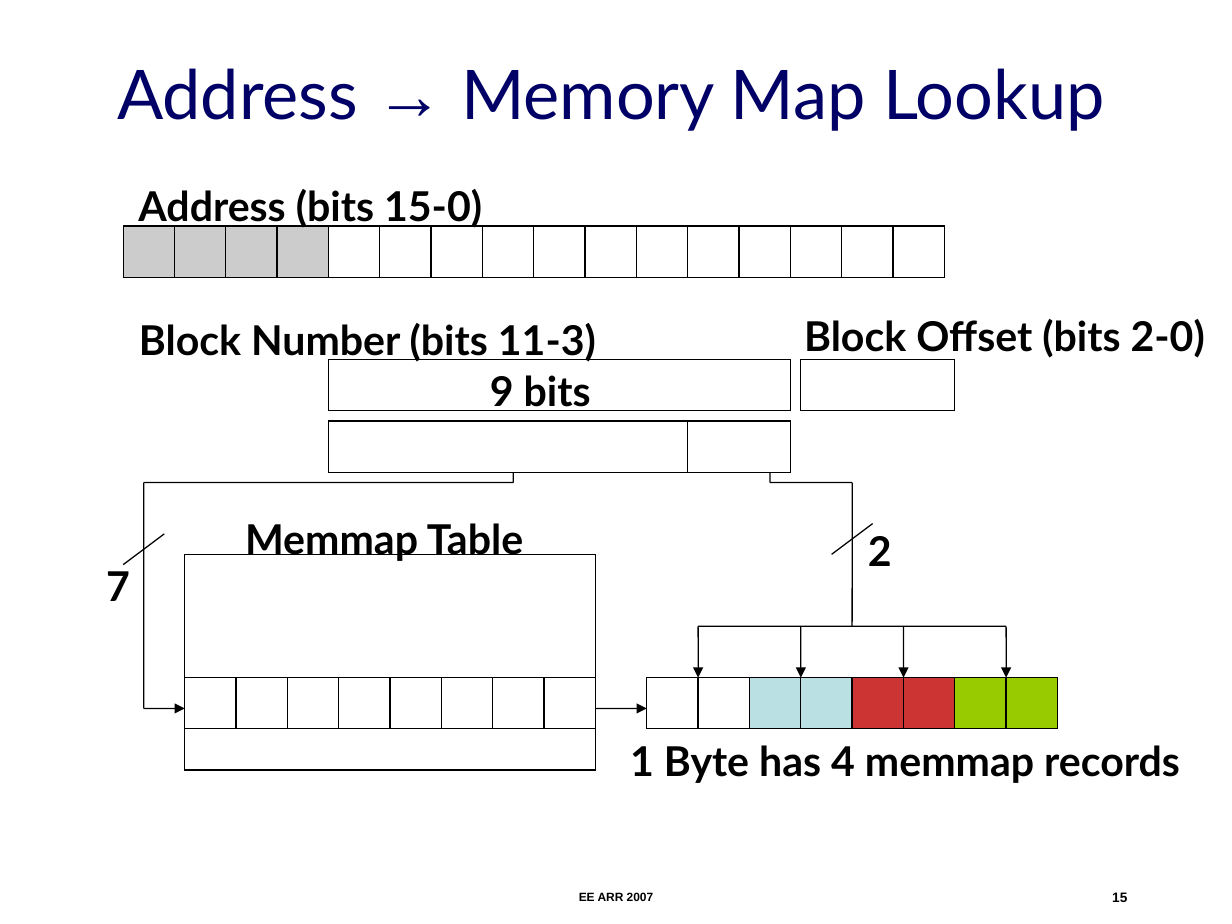
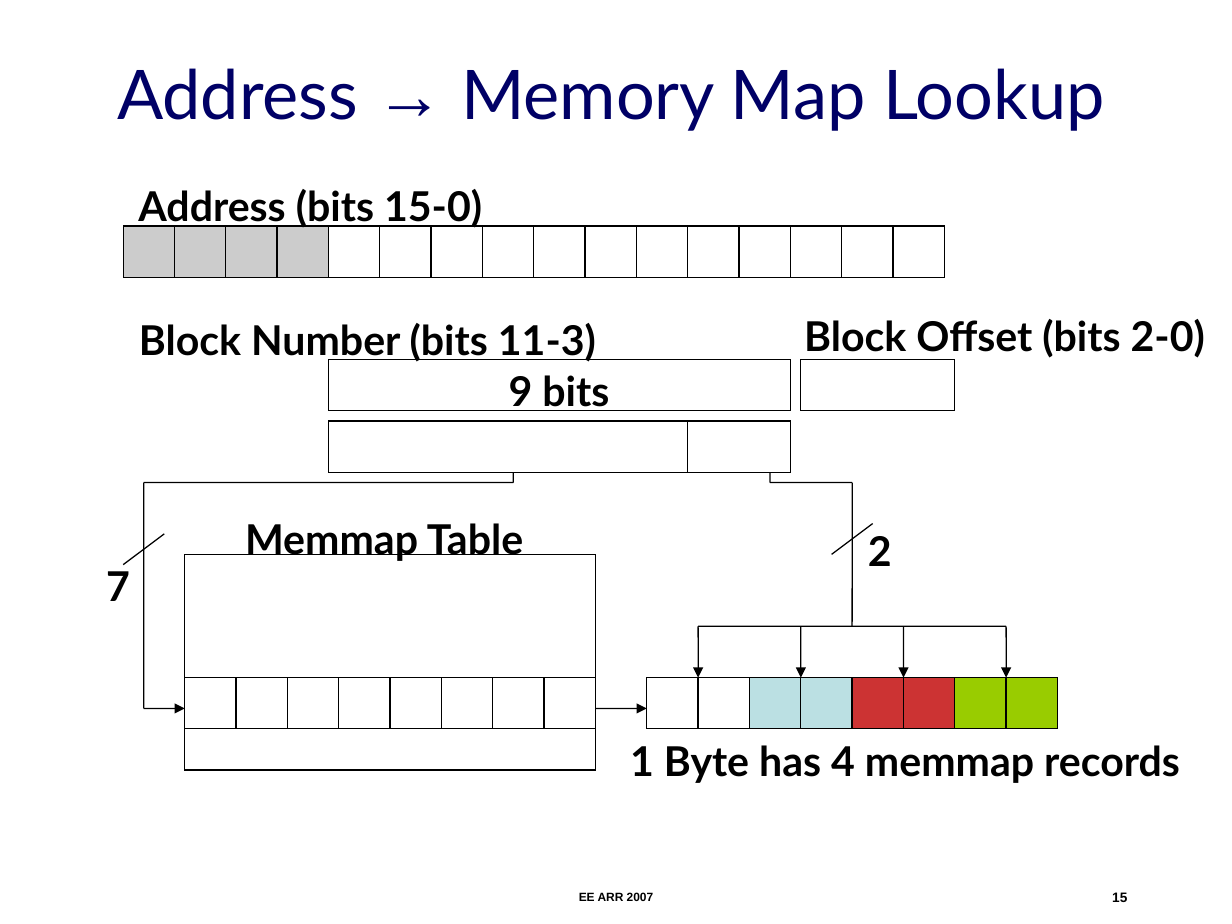
Before and after one commit to nesl/umpu, a slide deck: slide 15 of docs/ee-arr-2007/ee-arr.ppt. Drawn at 1232x924 pixels with LibreOffice and Linux fonts; fonts in the diff are those of the drawing. Boxes give left, top, right and bottom in pixels: in the first picture for what was removed or moved away, otherwise in the second. Text is boxed around its words. In the diff, an @@ line names an element or a change of style, - is before the commit and + after.

```diff
--- a/docs/ee-arr-2007/ee-arr.ppt
+++ b/docs/ee-arr-2007/ee-arr.ppt
@@ text "9 bits": place and size @@
-text "9 bits" at [490,375,591,411]
+text "9 bits" at [509,375,609,411]
```
Also in this commit, not shown: 19 other slides changed.
